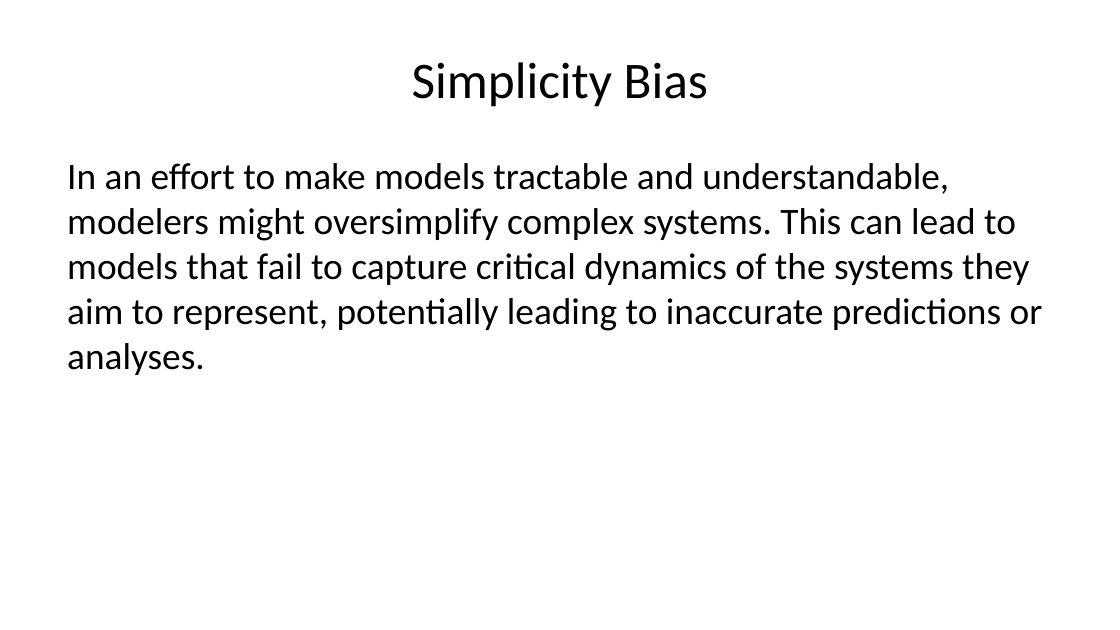
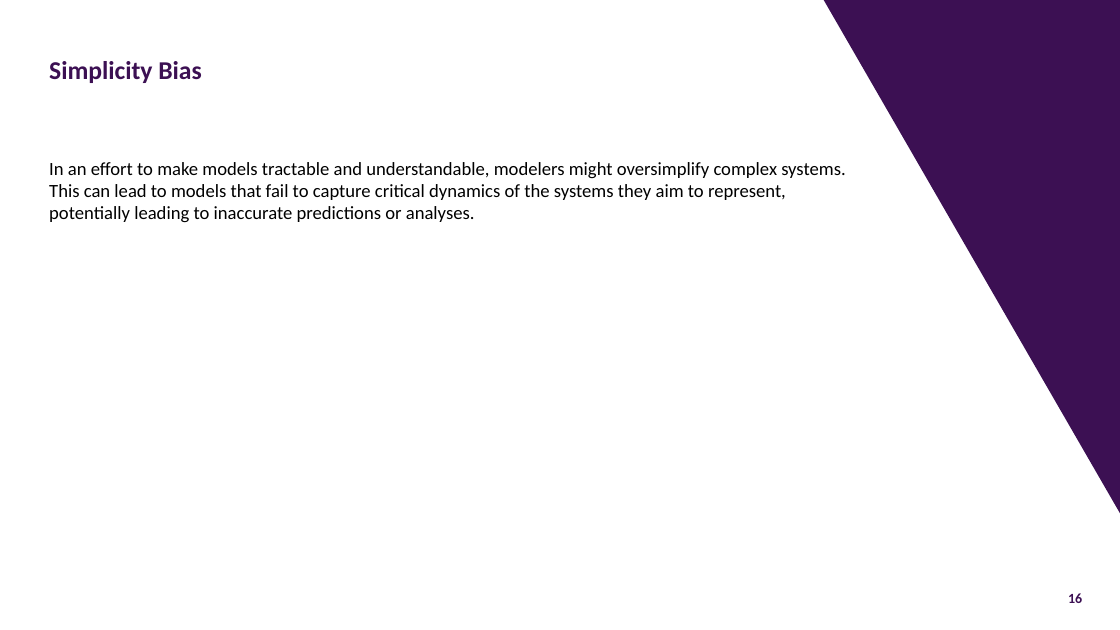
Before and after one commit to joe-alcantara/FP041, a slide deck: slide 16 of Week3d.pptx (slide 18 before the commit). Drawn at 1120x630 pixels with LibreOffice and Linux fonts; fonts in the diff are those of the drawing; background and template pictures are left out. Boxes give left, top, right and bottom in pixels: in the first picture for what was removed or moved away, otherwise in the second. Text is boxed around its words. In the diff, an @@ line names an element or a change of style, - is before the commit and + after.

```diff
--- a/Week3d.pptx
+++ b/Week3d.pptx
@@ right triangle added at (823,0,1120,513), fill #3C1053 @@
@@ title "Simplicity Bias": place and size @@
-title "Simplicity Bias" at (412,62,708,107)
+title "Simplicity Bias" at (49,61,201,83)
@@ title "Simplicity Bias" at (49,61,201,83): size 33 to 16.5 pt, text colour #000000 to #3C1053, bold on; alignment centre to left; line spacing 1 to 0.9; vertical alignment middle to bottom @@
@@ text "In an effort to make ...": place and size @@
-text "In an effort to make ..." at (67,163,1043,375)
+text "In an effort to make ..." at (49,162,845,223)
@@ text "In an effort to make ..." at (49,162,845,223): size 24 to 12 pt; more space between paragraphs @@
@@ page number added at (1068,593,1082,603), 9 pt, text #3C1053, bold @@
+16
```
Also in this commit, not shown: 18 other slides changed, 3 slides added, 2 slides removed.
